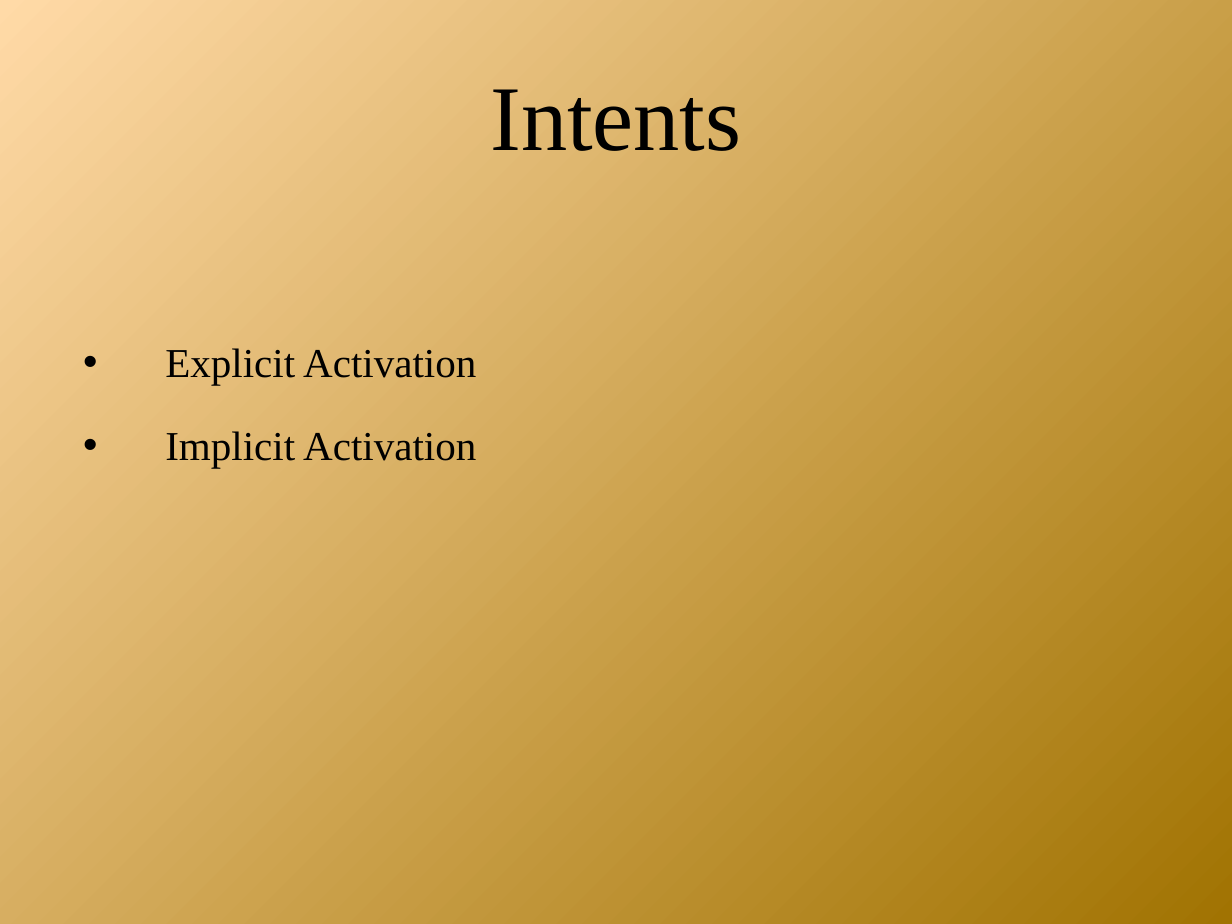
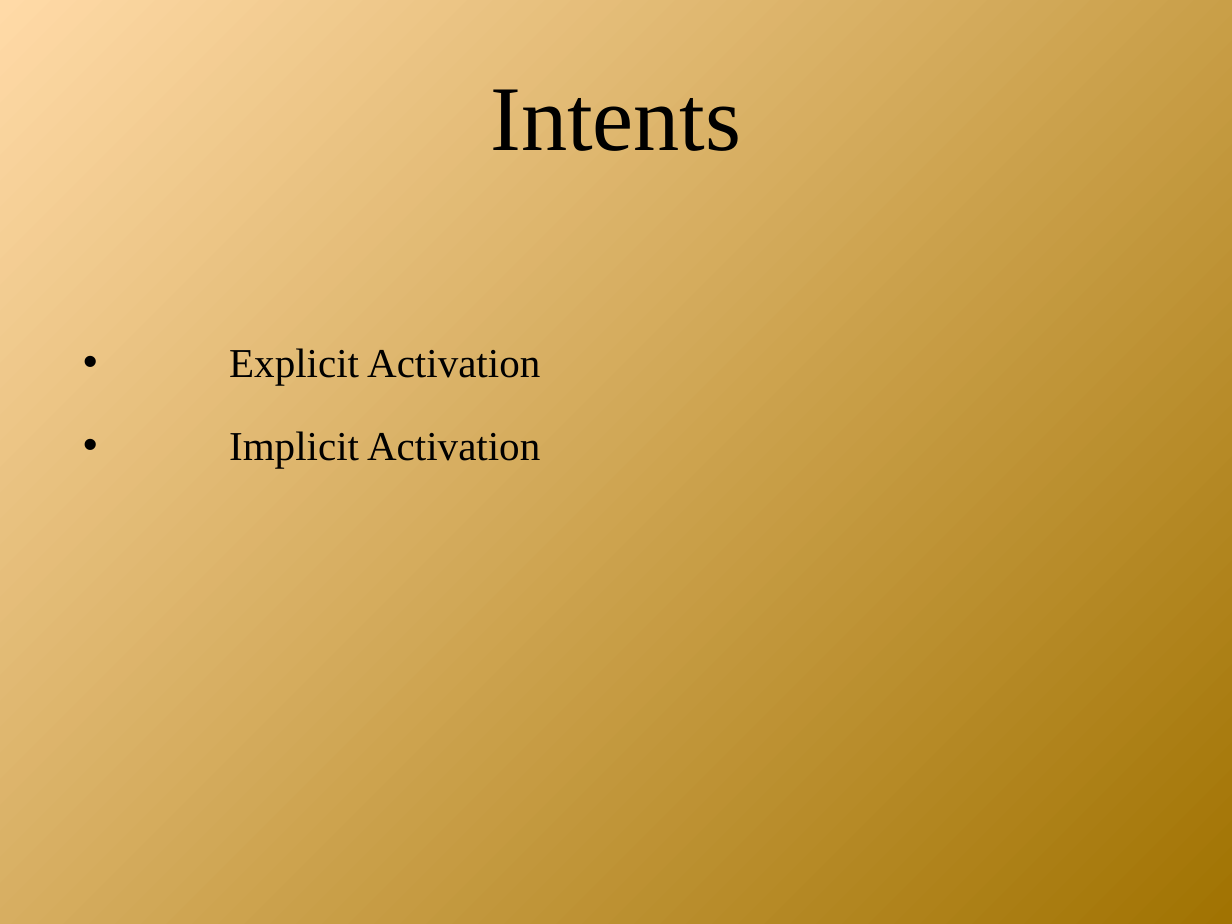
Before and after one commit to androidbootcamp/Course-Material, a slide deck: slide 4 of Day2/day_2.pptx. Drawn at 1232x924 pixels with LibreOffice and Linux fonts; fonts in the diff are those of the drawing; background and template pictures are left out. Boxes give left, top, right and bottom in pixels: in the first picture for what was removed or moved away, otherwise in the second. Text is boxed around its words. In the diff, an @@ line names an element or a change of style, - is before the commit and + after.

```diff
--- a/Day2/day_2.pptx
+++ b/Day2/day_2.pptx
@@ text "Explicit Activation" at bbox=[229, 348, 540, 468]: indent changed @@
```
Also in this commit, not shown: 8 other slides changed, 2 other files.
